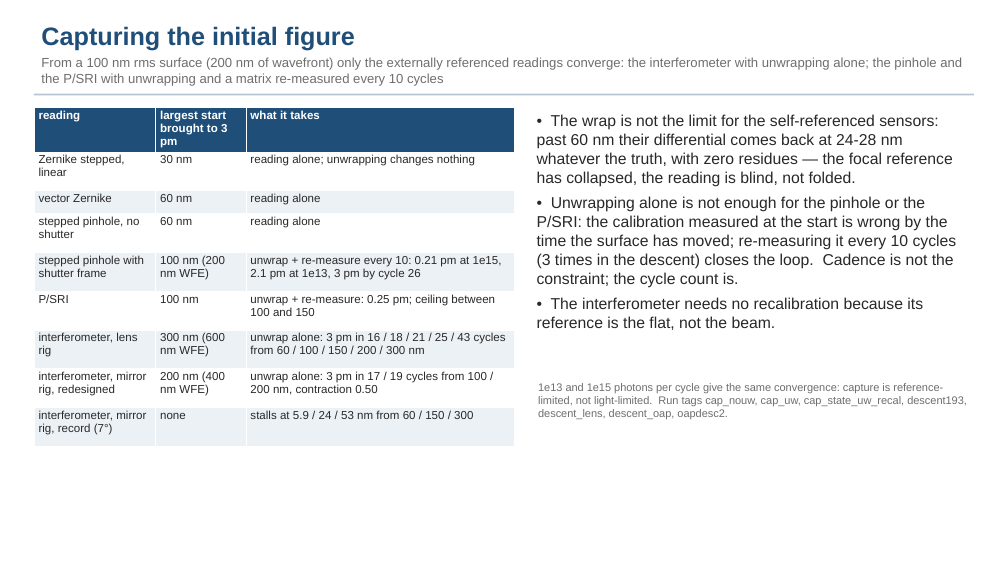
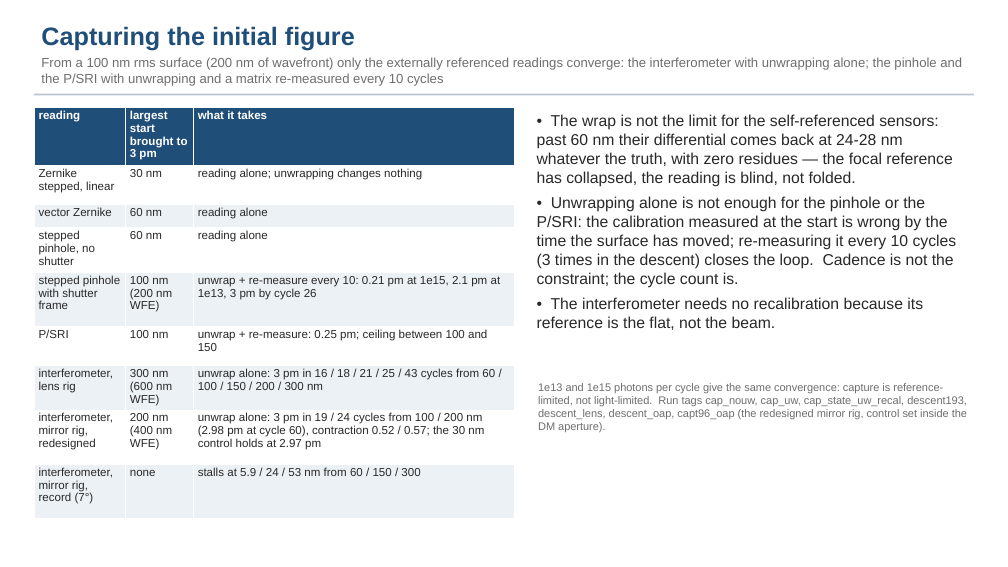
Before and after one commit to nasa-jpl/macos, a slide deck: slide 31 of demo_session/deck_gauges.pptx. Drawn at 1008x567 pixels with LibreOffice and Linux fonts; fonts in the diff are those of the drawing. Boxes give left, top, right and bottom in pixels: in the first picture for what was removed or moved away, otherwise in the second. Text is boxed around its words. In the diff, an @@ line names an element or a change of style, - is before the commit and + after.

```diff
--- a/demo_session/deck_gauges.pptx
+++ b/demo_session/deck_gauges.pptx
@@ table at (34, 107, 514, 508) @@
-row 8, column 3: unwrap alone: 3 pm in 17 / 19 cycles from 100 / 200 nm, contraction 0.50
+row 8, column 3: unwrap alone: 3 pm in 19 / 24 cycles from 100 / 200 nm (2.98 pm at cycle 60), contraction 0.52 / 0.57; the 30 nm control holds at 2.97 pm
@@ text at (538, 383, 967, 432): text changed @@
-1e13 and 1e15 photons per cycle give the same convergence: capture is reference-limited, not light-limited. Run tags cap_nouw, cap_uw, cap_state_uw_recal, descent193, descent_lens, descent_oap, oapdesc2.
+1e13 and 1e15 photons per cycle give the same convergence: capture is reference-limited, not light-limited. Run tags cap_nouw, cap_uw, cap_state_uw_recal, descent193, descent_lens, descent_oap, capt96_oap (the redesigned mirror rig, control set inside the DM aperture).
```
Also in this commit, not shown: 3 other files.
